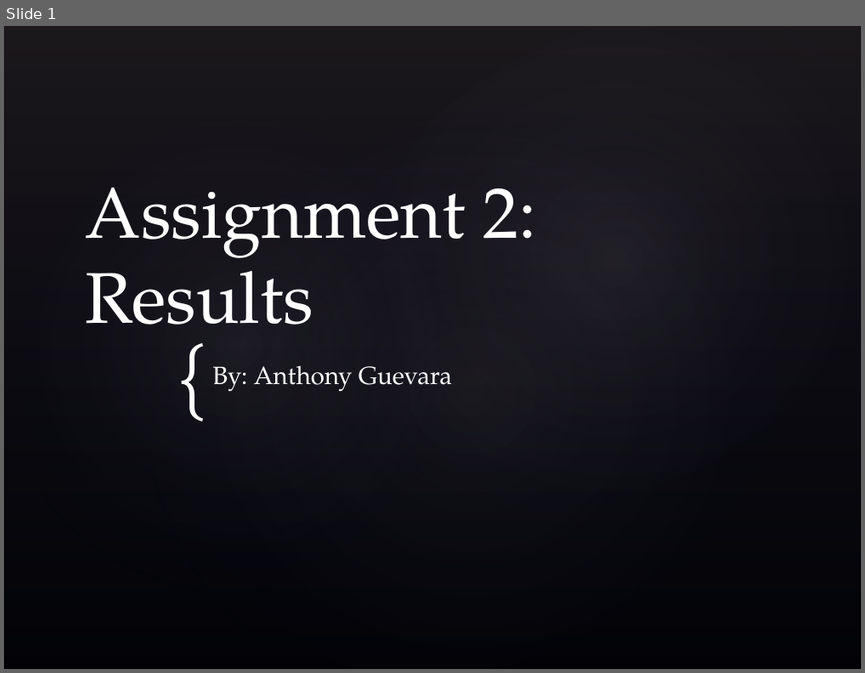
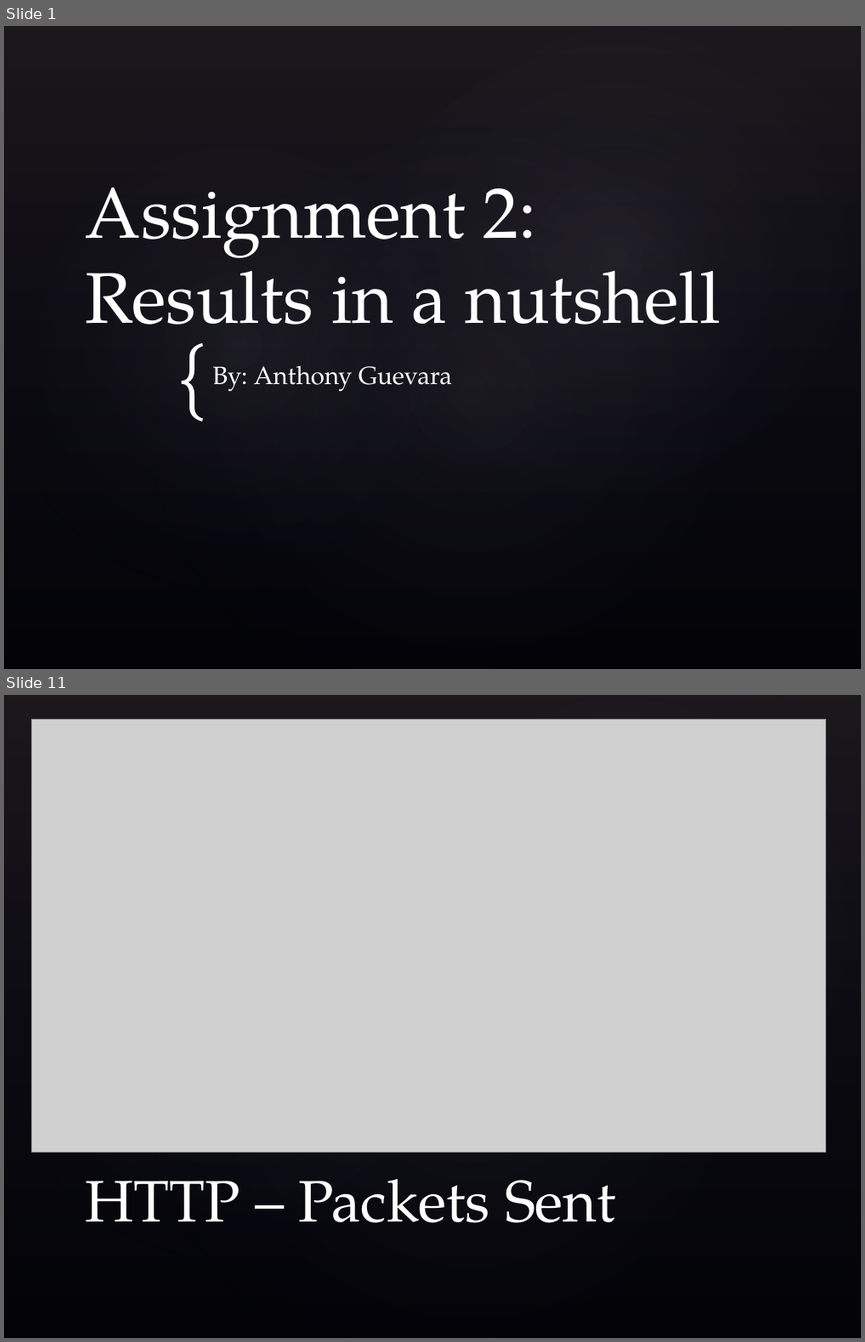
Before and after one commit to zuphu/GriffithUniversity_2014, a slide deck: Network Security/assignments/assignment2/presentation/Presentation.pptx. Shown one above the other, each under a label of ours: slide 1 before the commit, slides 1 and 11 after it; the slides between them are not shown. The pictures are 865x673 and 865x1342 pixels, drawn with LibreOffice and Linux fonts; fonts in the diff are those of the drawing; grey boxes stand for pictures; background and template pictures are left out. Boxes give left, top, right and bottom in pixels: in the first picture for what was removed or moved away, otherwise in the second. Text is boxed around its words. In the diff, an @@ line names an element or a change of style, - is before the commit and + after.

```diff
--- a/Network Security/assignments/assignment2/presentation/Presentation.pptx
+++ b/Network Security/assignments/assignment2/presentation/Presentation.pptx
@@ slide 11 added at [4,695,861,1338], background picture (left out); not listed: 4 template elements that a slide beside it also shows @@
@@ picture added at [31,719,826,1151] @@
@@ title added at [86,1179,616,1223], 49 pt, text #FFFFFF @@
+HTTP – Packets Sent
@@ slide 1 changed as well @@
@@ title at [86,188,721,350]: text changed @@
-Assignment 2: Results
+Assignment 2: Results in a nutshell
```
Also in this commit, not shown: 15 other slides added, 1 slide removed.
